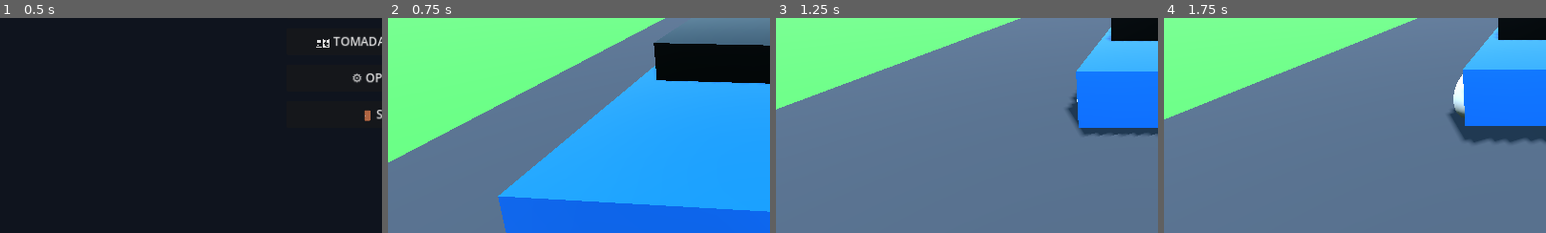
Above: before the commit, frames 1-4 (left to right).
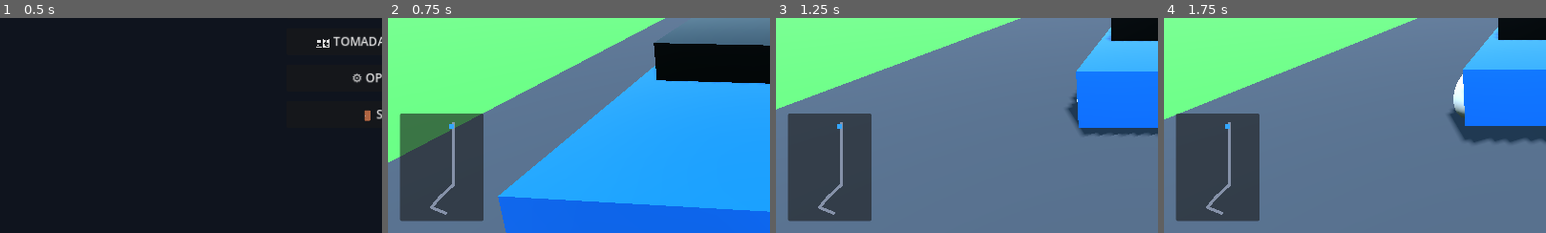
Above: after the commit, the same moments.

Repository: Renatoandrade00/Interlagos_racing
Game: Godot game, scene res://UI/MainMenu.tscn
The game is run twice, just before and just after one commit, with the same random seed, the same clock (stepped at 60 frames per second) and the same inputs.
Inputs:
- Up to frame 1 (0.5 s): no input
- Up to frame 2 (0.75 s): click "⏱️ TOMADA DE TEMPO" at 0.5 s
- Up to frame 3 (1.25 s): no input
- Up to frame 4 (1.75 s): tap Enter at 1.25 s; hold D (steer_right) from 1.28 s (still down); hold W (throttle) from 1.28 s (still down)
The pictures show only the part of the screen within x 0-50%, y 50-100%; the shares and areas given below are measured in that part.

Frame 1 is identical in both runs. In frame 2, 11% of the frame differs, in the area x 3-25%, y 44-95%; in frame 3, 11%; in frame 4, 11%.

Commit message:
feat(ui): add real-time MinimapOverlay with 2D track vector and car positions tracking

Diff:
--- a/Tracks/Interlagos/InterlagosVerticalSlice.gd
+++ b/Tracks/Interlagos/InterlagosVerticalSlice.gd
@@ -7,6 +7,7 @@
 @onready var hud: RacingHUD = $RacingHUD
 @onready var lap_manager: LapCheckpointsManager = $LapManager
 @onready var telemetry_overlay: TelemetryOverlay = $TelemetryOverlay
+@onready var minimap_overlay: MinimapOverlay = $MinimapOverlay
 
 func _ready() -> void:
 	if chase_camera and player_car:
@@ -15,6 +16,12 @@
 		hud.vehicle = player_car
 	if telemetry_overlay and player_car:
 		telemetry_overlay.vehicle = player_car
+	if minimap_overlay:
+		if player_car:
+			minimap_overlay.player_node = player_car
+		if rival_car:
+			minimap_overlay.ai_nodes = [rival_car]
+
 	if lap_manager:
 		if player_car:
 			lap_manager.register_car(player_car)
--- a/Tracks/Interlagos/InterlagosVerticalSlice.tscn
+++ b/Tracks/Interlagos/InterlagosVerticalSlice.tscn
@@ -11,6 +11,7 @@
 [ext_resource type="PackedScene" path="res://Tracks/TrackCurb.tscn" id="8_curb"]
 [ext_resource type="PackedScene" path="res://Tracks/GuardRail.tscn" id="9_rail"]
 [ext_resource type="PackedScene" path="res://UI/TelemetryOverlay.tscn" id="10_telem"]
+[ext_resource type="PackedScene" path="res://UI/MinimapOverlay.tscn" id="11_minimap"]
 
 [sub_resource type="ProceduralSkyMaterial" id="ProceduralSkyMaterial_sky"]
 sky_top_color = Color(0.38, 0.65, 0.98, 1)
@@ -157,6 +158,8 @@
 
 [node name="RacingHUD" parent="." instance=ExtResource("4_hud")]
 
+[node name="MinimapOverlay" parent="." instance=ExtResource("11_minimap")]
+
 [node name="TelemetryOverlay" parent="." instance=ExtResource("10_telem")]
 
 [node name="PauseMenu" parent="." instance=ExtResource("7_pause")]
--- /dev/null
+++ b/UI/MinimapOverlay.gd
@@ -0,0 +1,66 @@
+extends Control
+class_name MinimapOverlay
+
+@export var player_node: Node3D
+@export var ai_nodes: Array[Node3D] = []
+
+# Dimensões da área da pista em metros para mapeamento 2D
+@export var world_min: Vector2 = Vector2(-60.0, -180.0) # X, Z
+@export var world_max: Vector2 = Vector2(30.0, 320.0)
+
+@onready var track_line: Line2D = $Panel/MapArea/TrackLine
+@onready var player_dot: ColorRect = $Panel/MapArea/PlayerDot
+@onready var map_area: Control = $Panel/MapArea
+
+var ai_dots: Array[ColorRect] = []
+
+func _ready() -> void:
+	setup_minimap_track()
+	setup_ai_dots()
+
+func setup_minimap_track() -> void:
+	# Traçado simplificado 2D da pista (Reta principal -> S do Senna -> Curva do Sol -> Reta Oposta)
+	var waypoints_world = [
+		Vector2(0, -160),
+		Vector2(0, 160),
+		Vector2(-18, 230),
+		Vector2(-28, 280),
+		Vector2(-10, 310)
+	]
+
+	track_line.clear_points()
+	for pt in waypoints_world:
+		track_line.add_point(world_to_minimap(pt))
+
+func setup_ai_dots() -> void:
+	for i in range(ai_nodes.size()):
+		var dot = ColorRect.new()
+		dot.size = Vector2(6, 6)
+		dot.color = Color(0.95, 0.2, 0.2, 1) # Ponto vermelho para os rivais
+		map_area.add_child(dot)
+		ai_dots.append(dot)
+
+func _process(_delta: float) -> void:
+	if not map_area:
+		return
+
+	# Posição do Player no minimapa
+	if player_node and is_instance_valid(player_node):
+		var p_pos2d = Vector2(player_node.global_transform.origin.x, player_node.global_transform.origin.z)
+		var p_map_pos = world_to_minimap(p_pos2d)
+		player_dot.position = p_map_pos - (player_dot.size * 0.5)
+
+	# Posição dos oponentes IA
+	for i in range(ai_nodes.size()):
+		var ai = ai_nodes[i]
+		if i < ai_dots.size() and is_instance_valid(ai):
+			var ai_pos2d = Vector2(ai.global_transform.origin.x, ai.global_transform.origin.z)
+			var ai_map_pos = world_to_minimap(ai_pos2d)
+			ai_dots[i].position = ai_map_pos - (ai_dots[i].size * 0.5)
+
+func world_to_minimap(world_pos: Vector2) -> Vector2:
+	var area_size = map_area.size
+	var norm_x = inverse_lerp(world_min.x, world_max.x, world_pos.x)
+	var norm_y = inverse_lerp(world_min.y, world_max.y, world_pos.y)
+
+	return Vector2(norm_x * area_size.x, norm_y * area_size.y)
--- /dev/null
+++ b/UI/MinimapOverlay.tscn
@@ -0,0 +1,49 @@
+[gd_scene load_steps=2 format=3]
+
+[ext_resource type="Script" path="res://UI/MinimapOverlay.gd" id="1_minimap"]
+
+[node name="MinimapOverlay" type="Control"]
+layout_mode = 3
+anchors_preset = 15
+anchor_right = 1.0
+anchor_bottom = 1.0
+grow_horizontal = 2
+grow_vertical = 2
+mouse_filter = 2
+script = ExtResource("1_minimap")
+
+[node name="Panel" type="Panel" parent="."]
+layout_mode = 1
+anchors_preset = 2
+anchor_top = 1.0
+anchor_bottom = 1.0
+offset_left = 20.0
+offset_top = -200.0
+offset_right = 160.0
+offset_bottom = -20.0
+grow_vertical = 0
+
+[node name="MapArea" type="Control" parent="Panel"]
+layout_mode = 1
+anchors_preset = 15
+anchor_right = 1.0
+anchor_bottom = 1.0
+offset_left = 10.0
+offset_top = 10.0
+offset_right = -10.0
+offset_bottom = -10.0
+grow_horizontal = 2
+grow_vertical = 2
+
+[node name="TrackLine" type="Line2D" parent="Panel/MapArea"]
+width = 5.0
+default_color = Color(0.6, 0.65, 0.75, 0.8)
+joint_mode = 2
+begin_cap_mode = 2
+end_cap_mode = 2
+
+[node name="PlayerDot" type="ColorRect" parent="Panel/MapArea"]
+layout_mode = 0
+offset_right = 8.0
+offset_bottom = 8.0
+color = Color(0.2, 0.65, 1, 1)
Not shown: 1 places in Tracks/Interlagos/InterlagosVerticalSlice.tscn that only renumber resources
